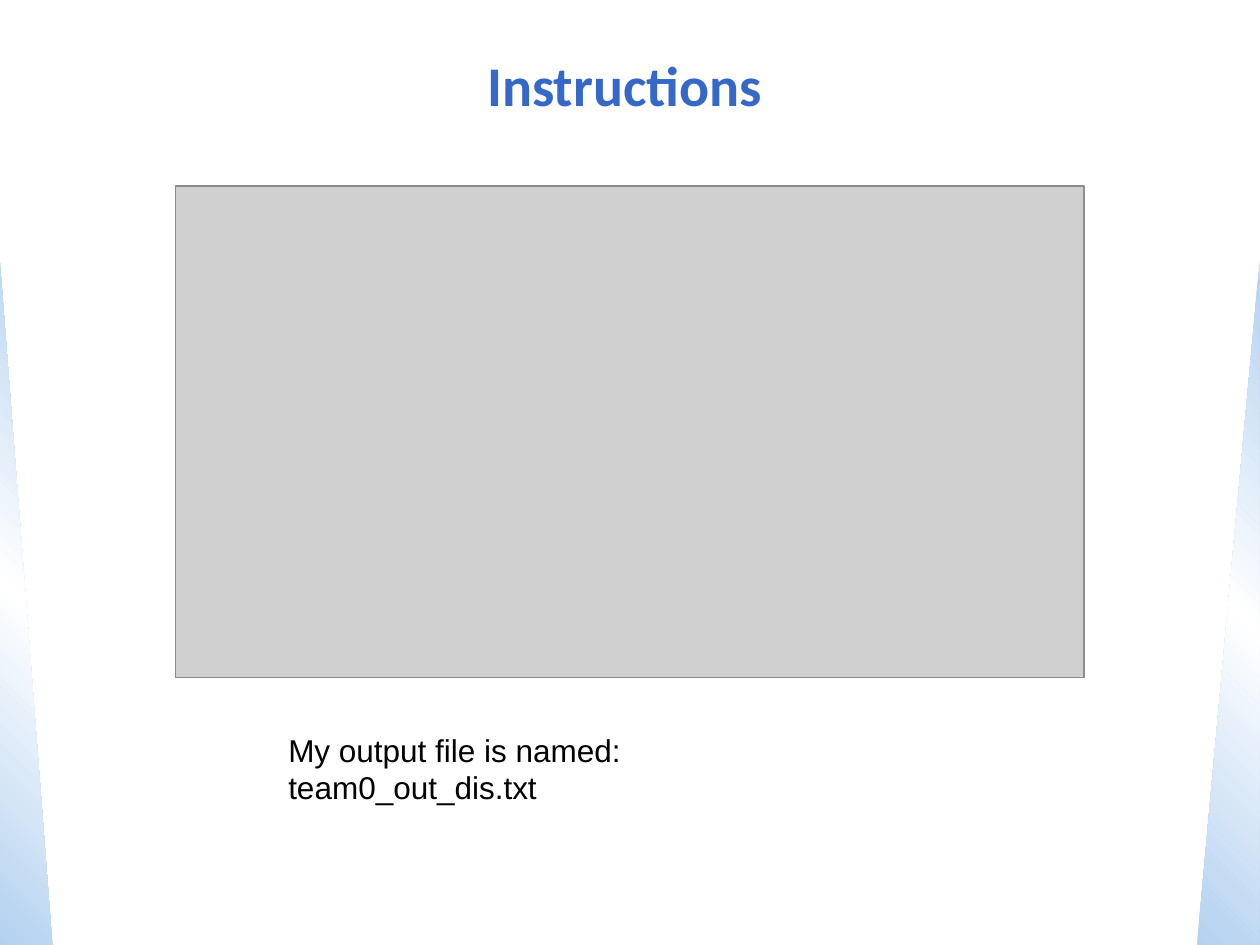
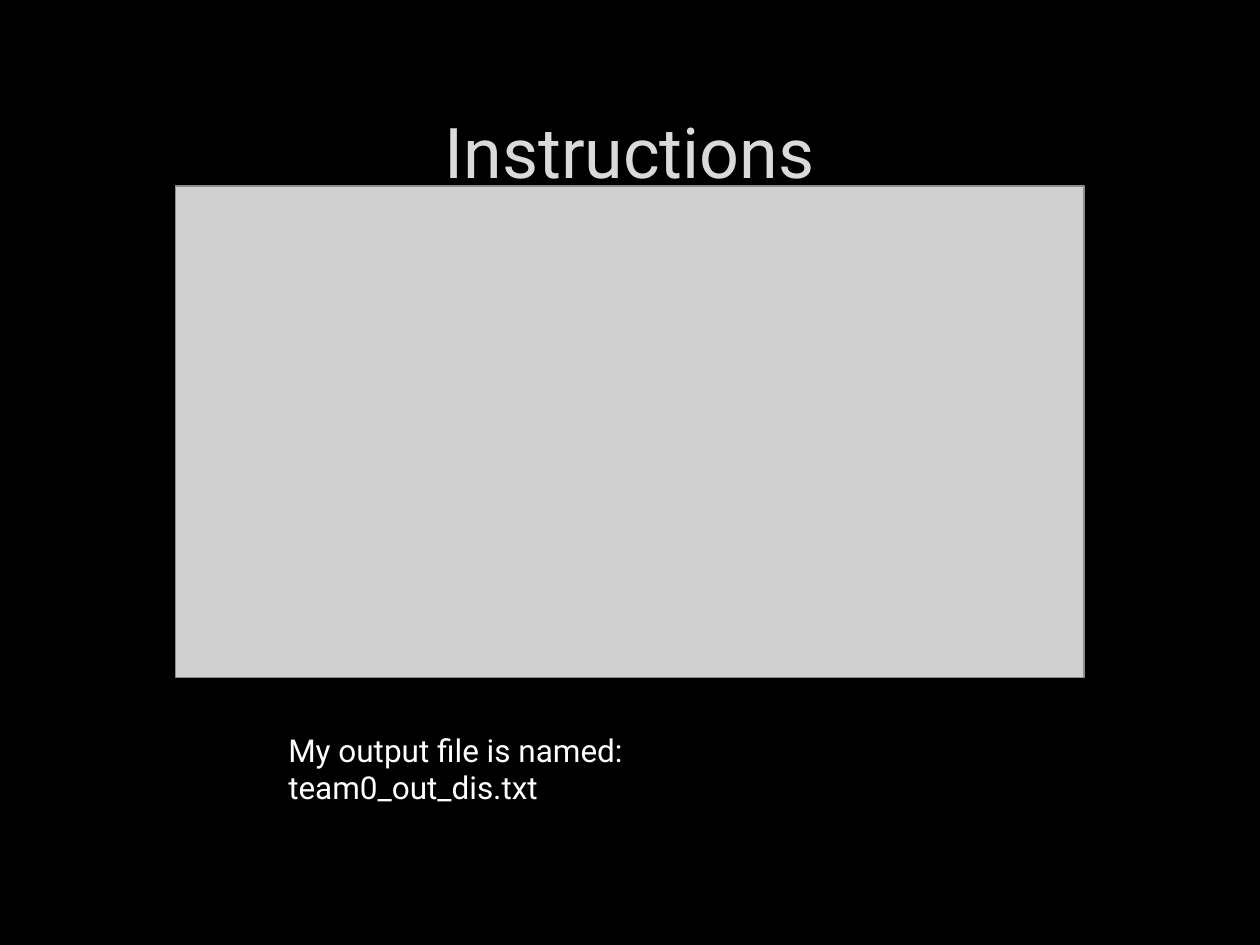
Before and after one commit to ZacharyVasey/CS3339, a slide deck: slide 13 of Lecture4.pptx. Drawn at 1260x945 pixels with LibreOffice and Linux fonts; fonts in the diff are those of the drawing; grey boxes stand for pictures; background and template pictures are left out. Boxes give left, top, right and bottom in pixels: in the first picture for what was removed or moved away, otherwise in the second. Text is boxed around its words. In the diff, an @@ line names an element or a change of style, - is before the commit and + after.

```diff
--- a/Lecture4.pptx
+++ b/Lecture4.pptx
@@ background #FFFFFF to picture (left out) @@
@@ title "Instructions" moved from (x1=487, y1=66, x2=762, y2=107) to (x1=444, y1=127, x2=814, y2=195) @@
@@ title "Instructions" at (x1=444, y1=127, x2=814, y2=195): size 32 to 40 pt, font Calibri to Roboto, text colour #3568C7 to #DADADA, letter outline none to #404040 0.75 pt, bold off @@
@@ right triangle removed at (x1=0, y1=262, x2=53, y2=945) @@
@@ right triangle removed at (x1=1197, y1=262, x2=1260, y2=945) @@
@@ text "My output file is named:" at (x1=288, y1=738, x2=622, y2=802): font Arial to Roboto, text colour #000000 to #FFFFFF @@
```
Also in this commit, not shown: 26 other slides changed, 4 other files.
